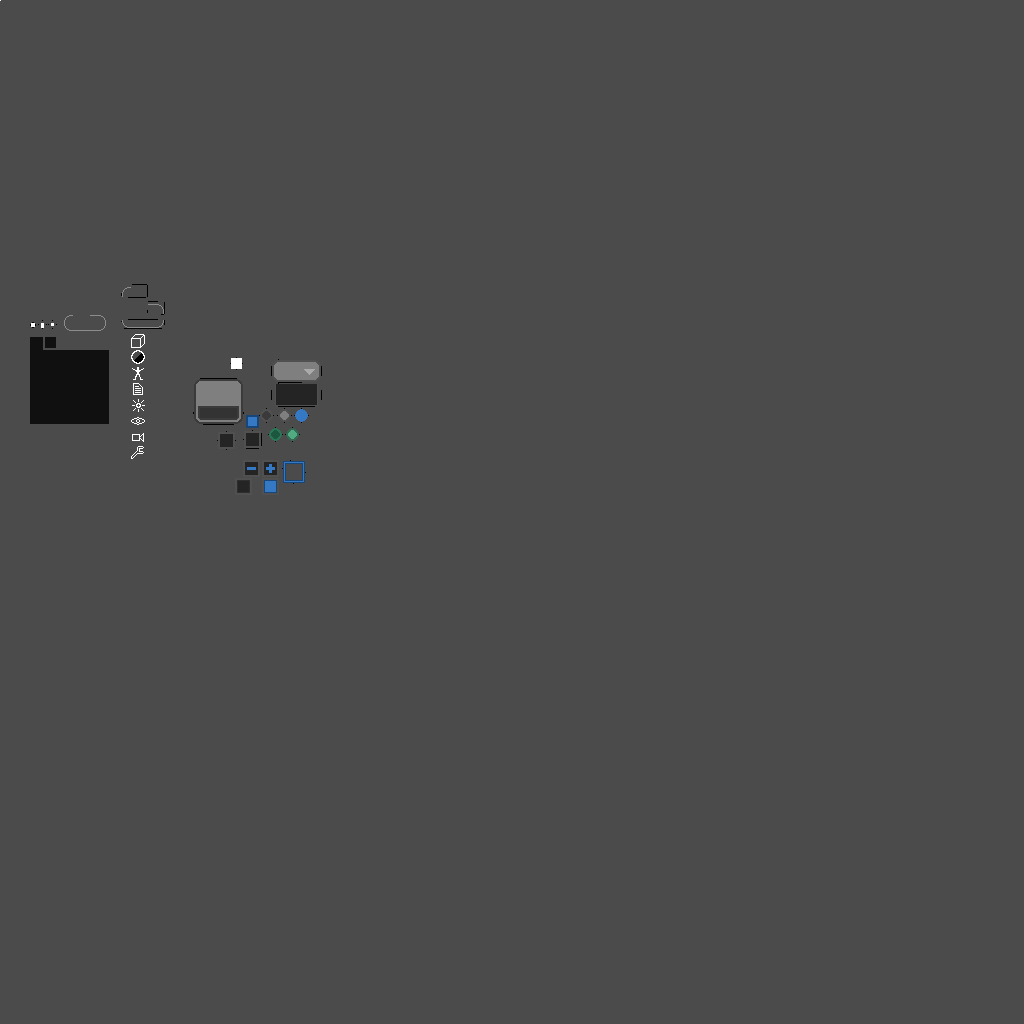
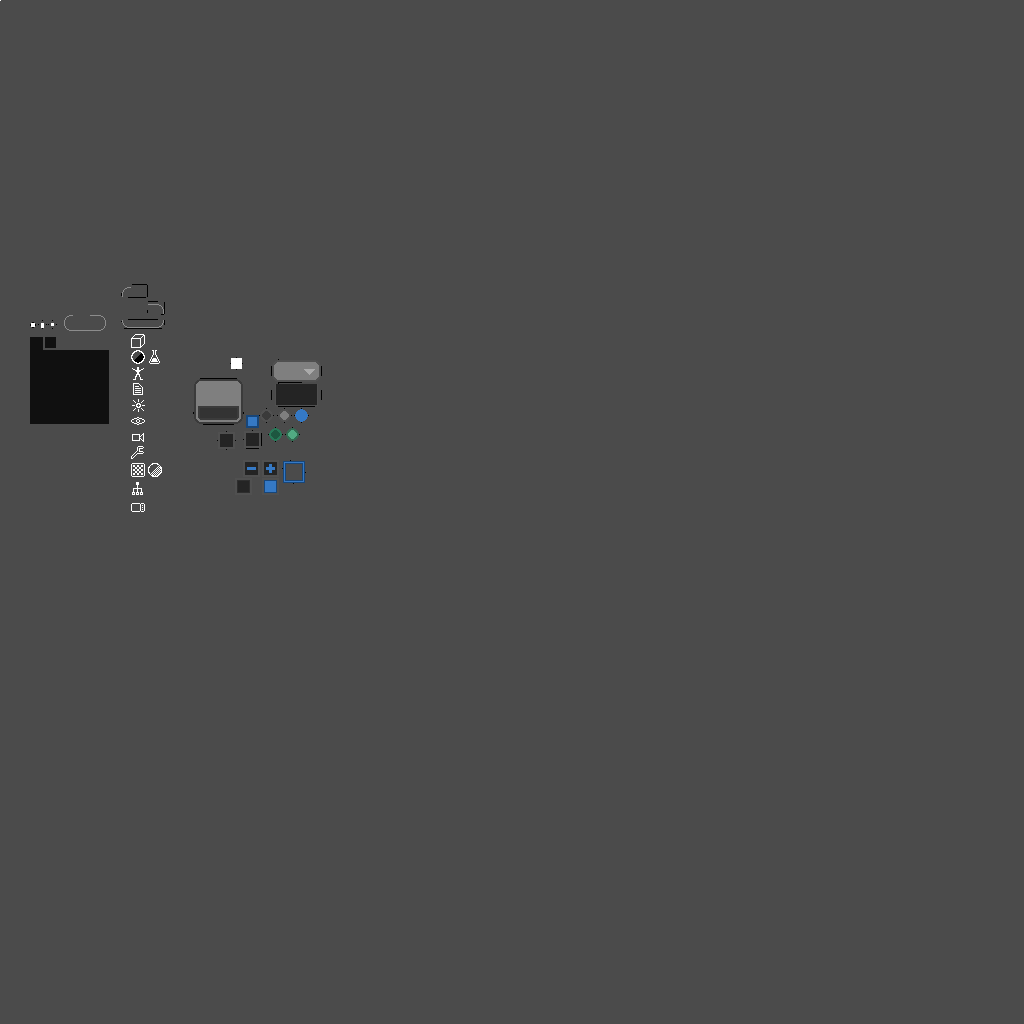
Two versions of the same layered image (1024px x 1024px). Layer-by-layer changes:
added layer "icon-tv-16.png" in group "icons-1x" over [left=131, top=503, right=145, bottom=512]
added layer "icon-tree-16.png" in group "icons-1x" over [left=132, top=482, right=143, bottom=495]
added layer "icon-shader-16.png" in group "icons-1x" over [left=148, top=463, right=162, bottom=477]
added layer "icon-grad-16.png" in group "icons-1x" over [left=131, top=463, right=145, bottom=477]
added layer "icon-lab-16.png" in group "icons-1x" over [left=149, top=350, right=160, bottom=364]
